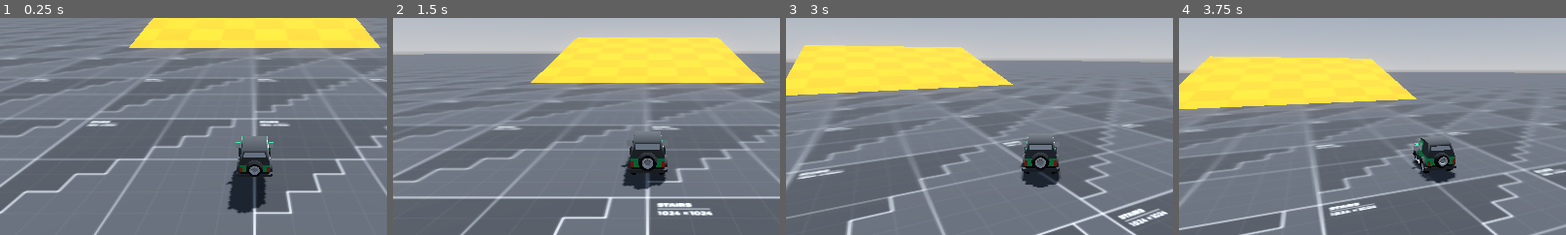
Above: before the commit, frames 1-4 (left to right).
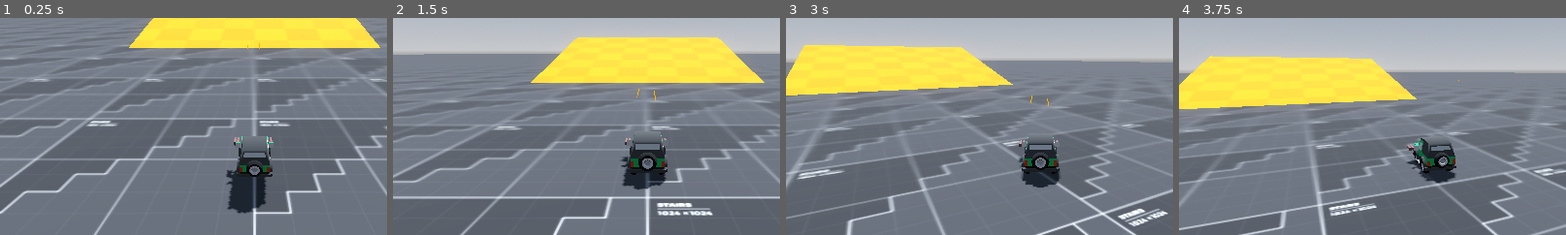
Above: after the commit, the same moments.

Repository: stmSi/arcade-vehicle
Game: Godot game, scene res://src/TestScenes/single_drive_level.tscn
Same seed, same stepped clock (60 frames per second), same inputs: the game is played once before the commit and once after it.
Inputs (mouse positions are % of the whole screen's width and height, from its top left):
- Up to frame 1 (0.25 s): no input
- Up to frame 2 (1.5 s): move the mouse to (72, 45) at 0.52 s; hold D (steer_right) 0.53-1.28 s; hold Space (break) 0.53-1.28 s; click (72, 45) at 0.8 s; move the mouse to (30, 55) at 1.27 s; hold S (back) from 1.28 s (still down); click (30, 55) at 1.35 s
- Up to frame 3 (3 s): tap Space (break) at 1.55 s; move the mouse to (60, 28) at 2.02 s; release S (back) at 2.03 s; hold D (steer_right) 2.03-2.78 s; hold Space (break) 2.03-2.78 s; click (60, 28) at 2.3 s; move the mouse to (45, 70) at 2.77 s; hold W (accelerate) from 2.78 s (still down); click (45, 70) at 2.85 s
- Up to frame 4 (3.75 s): tap Space (break) at 3.05 s; move the mouse to (80, 65) at 3.52 s; release W (accelerate) at 3.53 s; hold A (steer_left) from 3.53 s (still down); hold Space (break) from 3.53 s (still down)
The pictures show only the part of the screen within x 17-67%, y 16-65%; the shares and areas given below are measured in that part.

The runs differ from the first frame. In frame 1, 0.1% of the frame differs, in the area x 58-71%, y 11-74%; in frame 2, less than 0.1%; in frame 3, less than 0.1%; in frame 4, less than 0.1%.

Commit message:
basic shooting from car

Diff:
--- a/project.godot
+++ b/project.godot
@@ -46,6 +46,12 @@
 "events": [Object(InputEventKey,"resource_local_to_scene":false,"resource_name":"","device":0,"window_id":0,"alt_pressed":false,"shift_pressed":false,"ctrl_pressed":false,"meta_pressed":false,"pressed":false,"keycode":0,"physical_keycode":32,"key_label":0,"unicode":0,"echo":false,"script":null)
 ]
 }
+weapon1_shoot={
+"deadzone": 0.5,
+"events": [Object(InputEventMouseButton,"resource_local_to_scene":false,"resource_name":"","device":-1,"window_id":0,"alt_pressed":false,"shift_pressed":false,"ctrl_pressed":false,"meta_pressed":false,"button_mask":0,"position":Vector2(0, 0),"global_position":Vector2(0, 0),"factor":1.0,"button_index":1,"canceled":false,"pressed":false,"double_click":false,"script":null)
+, Object(InputEventKey,"resource_local_to_scene":false,"resource_name":"","device":-1,"window_id":0,"alt_pressed":false,"shift_pressed":false,"ctrl_pressed":false,"meta_pressed":false,"pressed":false,"keycode":0,"physical_keycode":74,"key_label":0,"unicode":106,"echo":false,"script":null)
+]
+}
 
 [layer_names]
 
--- /dev/null
+++ b/src/CarTemplate/Bullet.gd
@@ -0,0 +1,18 @@
+extends Node3D
+@export var bullet_speed = 100.0
+
+# Called every physics frame. 'delta' is the elapsed time since the previous frame.
+func _physics_process(delta):
+	# Move the bullet along the negative Z-axis based on the speed and delta time
+	var movement = Vector3(0, 0, -bullet_speed * delta)
+	translate(movement)
+
+
+# Called when the node enters the scene tree for the first time.
+func _ready():
+	pass # Replace with function body.
+
+
+func _on_bullet_life_time_timeout():
+	queue_free()
+	pass # Replace with function body.
--- /dev/null
+++ b/src/CarTemplate/bullet.tscn
@@ -0,0 +1,31 @@
+[gd_scene load_steps=4 format=3 uid="uid://bfh4k7308wjf"]
+
+[ext_resource type="Script" path="res://src/CarTemplate/Bullet.gd" id="1_v5qm8"]
+
+[sub_resource type="StandardMaterial3D" id="StandardMaterial3D_ugd4s"]
+shading_mode = 0
+albedo_color = Color(1, 0.54902, 0, 1)
+disable_receive_shadows = true
+grow = true
+grow_amount = 0.02
+
+[sub_resource type="CylinderMesh" id="CylinderMesh_2pqkq"]
+material = SubResource("StandardMaterial3D_ugd4s")
+top_radius = 0.001
+bottom_radius = 0.03
+height = 5.0
+
+[node name="Bullet" type="Node3D"]
+script = ExtResource("1_v5qm8")
+
+[node name="MeshInstance3D" type="MeshInstance3D" parent="."]
+transform = Transform3D(-1, 8.74228e-08, 3.82137e-15, 0, -4.37114e-08, 1, 8.74228e-08, 1, 4.37114e-08, -0.038614, 0, -1.97667)
+cast_shadow = 0
+mesh = SubResource("CylinderMesh_2pqkq")
+
+[node name="BulletLifeTime" type="Timer" parent="."]
+wait_time = 2.0
+one_shot = true
+autostart = true
+
+[connection signal="timeout" from="BulletLifeTime" to="." method="_on_bullet_life_time_timeout"]
--- a/src/CarTemplate/car_template.gd
+++ b/src/CarTemplate/car_template.gd
@@ -4,7 +4,12 @@
 @onready var ball : RigidBody3D = $Ball
 @onready var car_mesh : Node3D = $CarMesh
 @onready var ground_ray : RayCast3D = $CarMesh/RayCast3D
-@onready var camera_3d = $Camera3D
+@onready var camera_3d = $CameraPivot/Camera3D
+@onready var camera_pivot = $CameraPivot
+
+@onready var machine_gun: Gun = $CarMesh/machineGun
+@onready var machine_gun_2: Gun = $CarMesh/machineGun2
+var left_right_shoot: bool = false # false -> left shoot, true -> right shoot
 
 # Where to place the car mesh relative to the sphere
 var sphere_offset = Vector3(0, -1.0, 0)
@@ -33,10 +38,6 @@
 var rotate_input = 0
 
 
-# Called when the node enters the scene tree for the first time.
-func _ready():
-	pass # Replace with function body.
-
 func _physics_process(delta):
 	# Keep car mesh aligned with the sphere
 	car_mesh.transform.origin = ball.transform.origin + sphere_offset
@@ -61,8 +62,12 @@
 
 # Called every frame. 'delta' is the elapsed time since the previous frame.
 func _process(delta):
-
-
+	if Input.is_action_pressed("weapon1_shoot"):
+		if left_right_shoot:
+			machine_gun.shoot()
+		else:
+			machine_gun_2.shoot()
+		left_right_shoot = !left_right_shoot
 	# Get steering input
 	rotate_input = 0
 	rotate_input += Input.get_action_strength("steer_left")
@@ -75,8 +80,6 @@
 				car_mesh.global_transform.basis.y,
 				rotate_input
 			)
-
-
 		car_mesh.global_transform.basis = car_mesh.global_transform.basis.slerp(new_transform.basis, turn_speed * delta)
 		car_mesh.global_transform = car_mesh.global_transform.orthonormalized()
 
@@ -95,10 +98,7 @@
 		speed_input = deacceleration * -ball.linear_velocity.normalized()
 		if ball.linear_velocity.length() < 1:
 			speed_input = 0
-		print(ball.linear_velocity)
 
-#	if rotate_input != 0:
-#		print('rotate_input ', rotate_input)
 	pass
 
 func align_with_y(xform: Transform3D, new_y: Vector3):
--- a/src/CarTemplate/car_template.tscn
+++ b/src/CarTemplate/car_template.tscn
@@ -1,7 +1,9 @@
-[gd_scene load_steps=5 format=3 uid="uid://dug02ghcovwq3"]
+[gd_scene load_steps=7 format=3 uid="uid://dug02ghcovwq3"]
 
 [ext_resource type="PackedScene" uid="uid://dgergsly53reo" path="res://Assets/Cars/suv.glb" id="1_bky78"]
 [ext_resource type="Script" path="res://src/CarTemplate/car_template.gd" id="1_bsvx7"]
+[ext_resource type="PackedScene" uid="uid://qlqbyhv0vux6" path="res://src/CarTemplate/machine_gun.tscn" id="3_ynxut"]
+[ext_resource type="PackedScene" uid="uid://bfh4k7308wjf" path="res://src/CarTemplate/bullet.tscn" id="4_d0c5w"]
 
 [sub_resource type="PhysicsMaterial" id="PhysicsMaterial_t3vk4"]
 bounce = 0.1
@@ -27,7 +29,17 @@
 [node name="RayCast3D" type="RayCast3D" parent="CarMesh"]
 transform = Transform3D(1, 0, 0, 0, 1, 0, 0, 0, 1, 0, 0.360421, 0)
 
-[node name="Camera3D" type="Camera3D" parent="."]
+[node name="machineGun" parent="CarMesh" instance=ExtResource("3_ynxut")]
+transform = Transform3D(1, 0, 0, 0, 1, 0, 0, 0, 1, 0.626013, 0.627419, -1.12621)
+BulletScene = ExtResource("4_d0c5w")
+
+[node name="machineGun2" parent="CarMesh" instance=ExtResource("3_ynxut")]
+transform = Transform3D(1, 0, 0, 0, 1, 0, 0, 0, 1, -0.772556, 0.627419, -1.12621)
+BulletScene = ExtResource("4_d0c5w")
+
+[node name="CameraPivot" type="Node3D" parent="."]
+
+[node name="Camera3D" type="Camera3D" parent="CameraPivot"]
 transform = Transform3D(1, 0, 0, 0, 0.875152, 0.483848, 0, -0.483848, 0.875152, 0, 4.09628, 4.28879)
 
 [editable path="CarMesh"]
--- /dev/null
+++ b/src/CarTemplate/machineGun.gd
@@ -0,0 +1,32 @@
+extends Node3D
+class_name Gun
+
+@export var delay_sec_between_shot: float = 0.1
+@onready var delay_shot_timer = $DelayShotTimer
+
+@export var BulletScene: PackedScene
+var ready_to_shoot: bool = true
+# Called when the node enters the scene tree for the first time.
+func _ready():
+	delay_shot_timer.wait_time = delay_sec_between_shot
+	pass # Replace with function body.
+
+
+# Called every frame. 'delta' is the elapsed time since the previous frame.
+func _process(delta):
+	pass
+
+func shoot():
+	if ready_to_shoot:
+		var bullet = BulletScene.instantiate()
+		bullet.global_transform = global_transform
+		get_tree().root.add_child(bullet)
+#		add_child(bullet)
+		delay_shot_timer.start()
+		ready_to_shoot = false
+	pass
+
+
+func _on_delay_shot_timer_timeout():
+	ready_to_shoot = true
+	pass # Replace with function body.
--- /dev/null
+++ b/src/CarTemplate/machine_gun.tscn
@@ -0,0 +1,16 @@
+[gd_scene load_steps=4 format=3 uid="uid://qlqbyhv0vux6"]
+
+[ext_resource type="Script" path="res://src/CarTemplate/machineGun.gd" id="1_ax3ro"]
+[ext_resource type="PackedScene" uid="uid://df86tntbe7o7r" path="res://Assets/WeaponsModels/machine-gun.gltf" id="2_kp1ny"]
+[ext_resource type="PackedScene" uid="uid://bfh4k7308wjf" path="res://src/CarTemplate/bullet.tscn" id="3_mrxat"]
+
+[node name="machineGun" type="Node3D"]
+script = ExtResource("1_ax3ro")
+
+[node name="machine-gun-model" parent="." instance=ExtResource("2_kp1ny")]
+
+[node name="DelayShotTimer" type="Timer" parent="."]
+
+[node name="Bullet" parent="." instance=ExtResource("3_mrxat")]
+
+[connection signal="timeout" from="DelayShotTimer" to="." method="_on_delay_shot_timer_timeout"]
--- a/src/TestScenes/single_drive_level.tscn
+++ b/src/TestScenes/single_drive_level.tscn
@@ -17,8 +17,10 @@
 tonemap_mode = 2
 ssao_enabled = true
 sdfgi_enabled = true
+sdfgi_use_occlusion = true
 glow_enabled = true
 volumetric_fog_enabled = true
+volumetric_fog_density = 0.03
 
 [node name="SingleDriveLevel" type="Node3D"]
 
Binary file added: Assets/WeaponsModels/machine-gun.bin
Not shown, added: Assets/WeaponsModels/machine-gun.gltf
Not shown, added: Assets/WeaponsModels/machine-gun.gltf.import
Not shown, added: Assets/WeaponsModels/machine-gun.blend
Not shown, added: Assets/WeaponsModels/machine-gun.blend1
